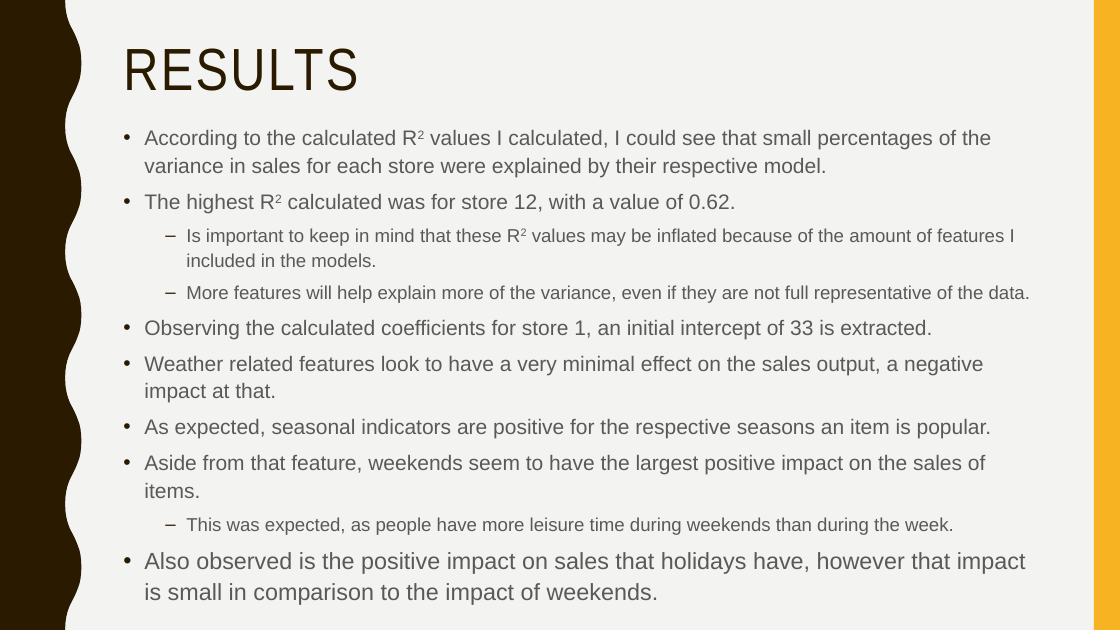
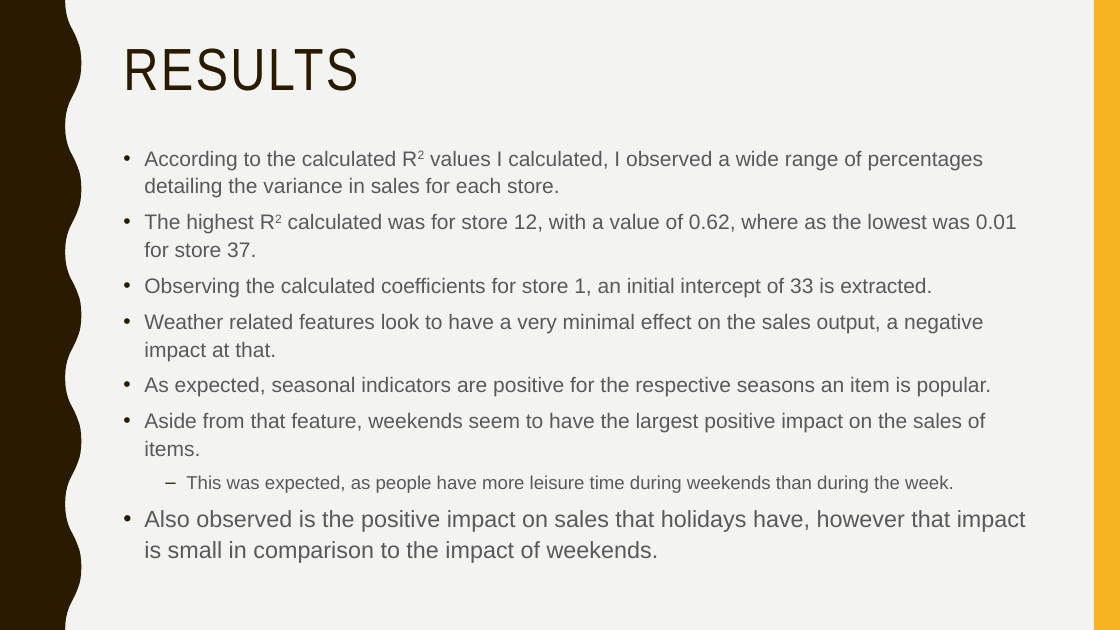
Before and after one commit to vpatel94/springboard, a slide deck: slide 9 of capstone project/final/Capstone Project Presentation.pptx. Drawn at 1120x630 pixels with LibreOffice and Linux fonts; fonts in the diff are those of the drawing. Boxes give left, top, right and bottom in pixels: in the first picture for what was removed or moved away, otherwise in the second. Text is boxed around its words. In the diff, an @@ line names an element or a change of style, - is before the commit and + after.

```diff
--- a/capstone project/final/Capstone Project Presentation.pptx
+++ b/capstone project/final/Capstone Project Presentation.pptx
@@ text "According to the calculated R2 ...": place and size @@
-text "According to the calculated R2 ..." at box(144, 130, 1030, 605)
+text "According to the calculated R2 ..." at box(144, 151, 1026, 563)
@@ text at box(144, 151, 1017, 257): text changed @@
-• According to the calculated R2 values I calculated, I could see that small percentages of the variance in sales for each store were explained by their respective model.
-• The highest R2 calculated was for store 12, with a value of 0.62.
-  – Is important to keep in mind that these R2 values may be inflated because of the amount of features I included in the models.
-  – More features will help explain more of the variance, even if they are not full representative of the data.
+• According to the calculated R2 values I calculated, I observed a wide range of percentages detailing the variance in sales for each store.
+• The highest R2 calculated was for store 12, with a value of 0.62, where as the lowest was 0.01 for store 37.
```
Also in this commit, not shown: 1 other slide changed, 1 slide added, 1 slide removed, 1 other file.
